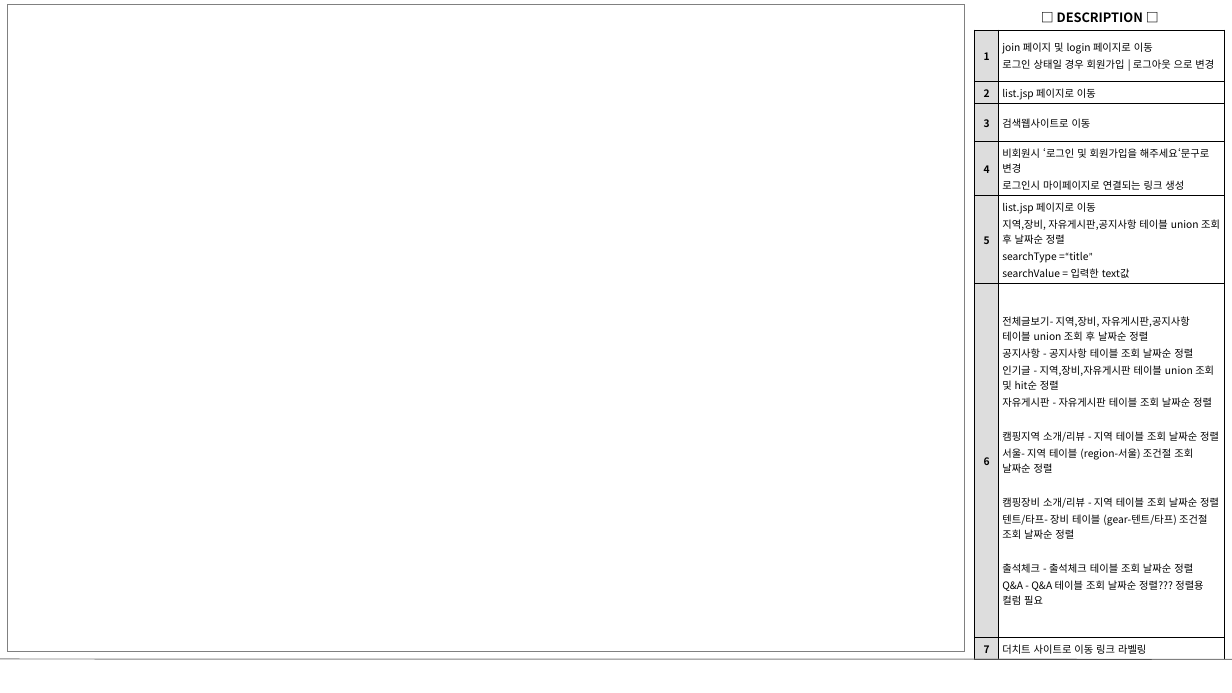
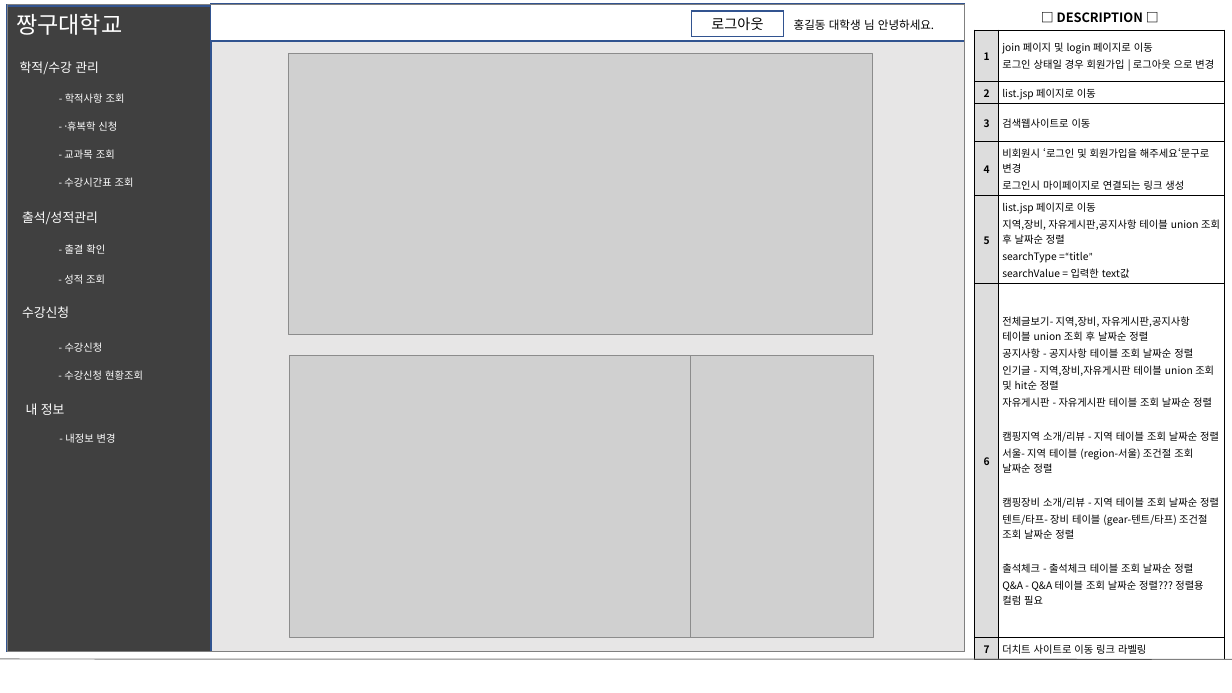
Before and after one commit to stacktack2/second_team_project, a slide deck: slide 2 of 04.산출물 제출/프레젠테이션1.pptx. Drawn at 1232x693 pixels with LibreOffice and Linux fonts; fonts in the diff are those of the drawing; grey boxes stand for pictures. Boxes give left, top, right and bottom in pixels: in the first picture for what was removed or moved away, otherwise in the second. Text is boxed around its words. In the diff, an @@ line names an element or a change of style, - is before the commit and + after.

```diff
--- a/04.산출물 제출/프레젠테이션1.pptx
+++ b/04.산출물 제출/프레젠테이션1.pptx
@@ rectangle added at (7, 5, 965, 652), fill #E7E6E6, outline #325491 1 pt @@
@@ rectangle added at (7, 6, 212, 652), fill #404040, outline #325491 1 pt @@
@@ text added at (16, 14, 122, 35), 18 pt, text #FFFFFF @@
+짱구대학교
@@ rectangle added at (211, 4, 965, 41), fill #FFFFFF, outline #325491 1 pt @@
@@ rectangle added at (691, 11, 784, 36), fill #FFFFFF, outline #325491 1 pt, 11 pt, text #000000 @@
+로그아웃
@@ text added at (794, 19, 934, 30), 9 pt, text #000000 @@
+홍길동 대학생 님 안녕하세요.
@@ picture added at (288, 54, 872, 335) @@
@@ text added at (20, 61, 99, 74), 10 pt, text #FFFFFF @@
+학적/수강 관리
@@ text added at (65, 93, 125, 103), 8 pt, text #FFFFFF @@
+- 학적사항 조회
@@ text added at (64, 149, 115, 159), 8 pt, text #FFFFFF @@
+- 교과목 조회
@@ text added at (65, 121, 117, 131), 8 pt, text #FFFFFF @@
+- 휴〮복학 신청
@@ text added at (64, 177, 134, 187), 8 pt, text #FFFFFF @@
+- 수강시간표 조회
@@ text added at (22, 211, 98, 224), 10 pt, text #FFFFFF @@
+출석/성적관리
@@ text added at (65, 244, 105, 254), 8 pt, text #FFFFFF @@
+- 출결 확인
@@ text added at (64, 274, 105, 284), 8 pt, text #FFFFFF @@
+- 성적 조회
@@ text added at (22, 306, 69, 318), 10 pt, text #FFFFFF @@
+수강신청
@@ text added at (65, 342, 103, 352), 8 pt, text #FFFFFF @@
+- 수강신청
@@ picture added at (289, 356, 699, 638) @@
@@ picture added at (691, 356, 874, 638) @@
@@ text added at (64, 370, 143, 380), 8 pt, text #FFFFFF @@
+- 수강신청 현황조회
@@ text added at (26, 403, 65, 415), 10 pt, text #FFFFFF @@
+내 정보
@@ text added at (65, 433, 116, 443), 8 pt, text #FFFFFF @@
+- 내정보 변경
```
Also in this commit, not shown: 3 slides added.
